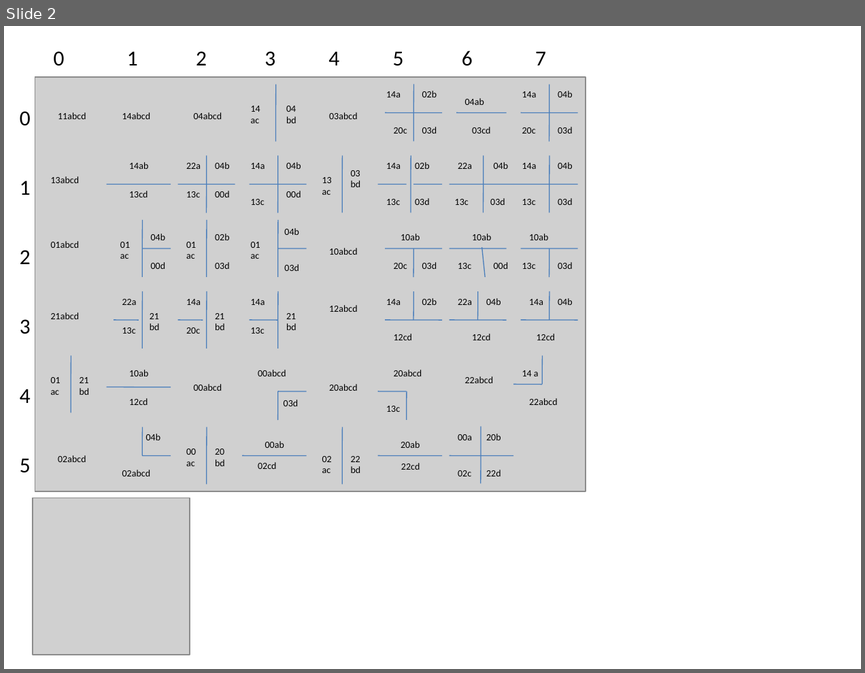
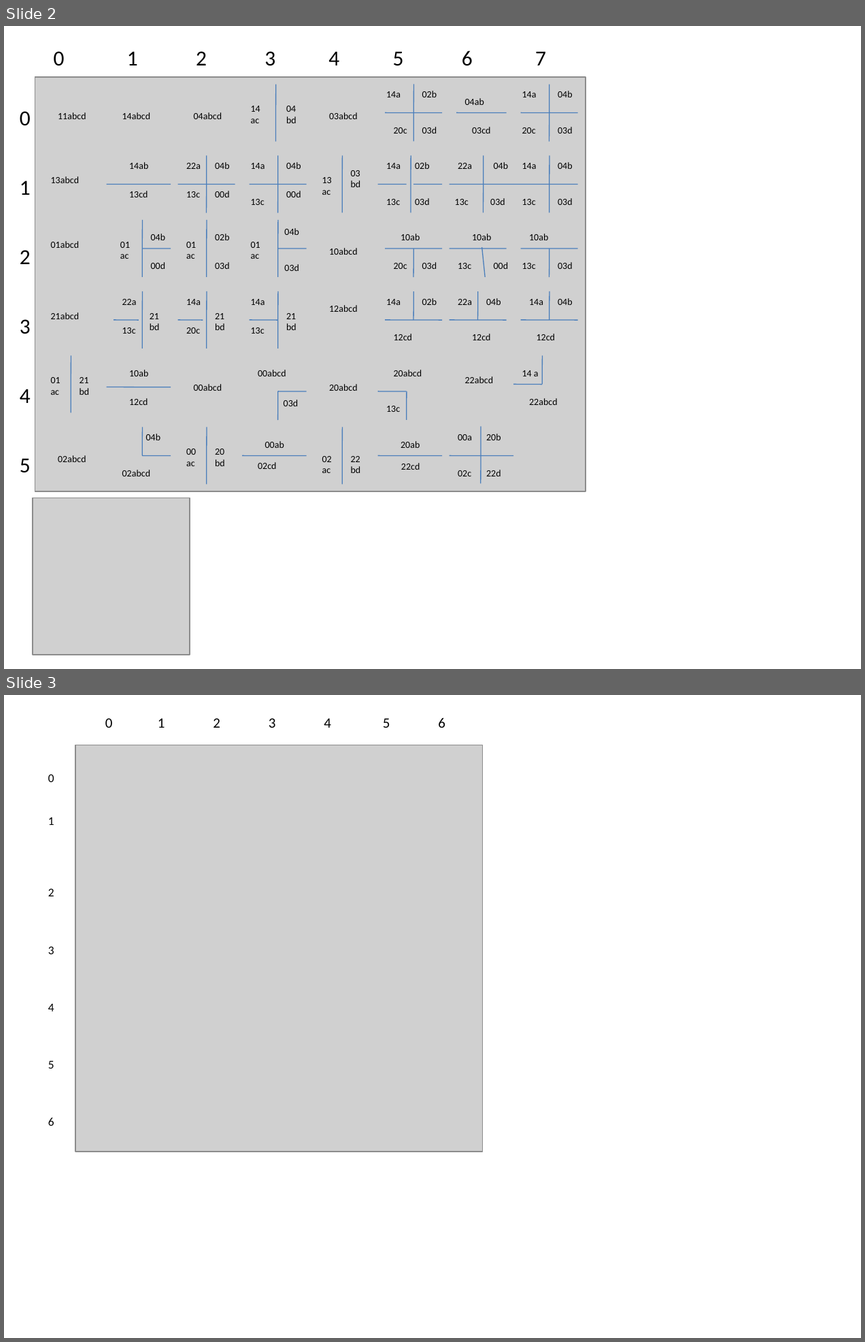
Before and after one commit to AndyGFX/AGFX_GD3_TilsetBuilder, a slide deck: Doc/ConversionInfo.pptx. Shown one above the other, each under a label of ours: slide 2 before the commit, slides 2 and 3 after it. The pictures are 865x673 and 865x1342 pixels, drawn with LibreOffice and Linux fonts; fonts in the diff are those of the drawing; grey boxes stand for pictures. Boxes give left, top, right and bottom in pixels: in the first picture for what was removed or moved away, otherwise in the second. Text is boxed around its words. In the diff, an @@ line names an element or a change of style, - is before the commit and + after.

```diff
--- a/Doc/ConversionInfo.pptx
+++ b/Doc/ConversionInfo.pptx
@@ slide 3 added at (4,695,861,1338), background #FFFFFF @@
@@ text added at (105,717,445,728), 12 pt, text #000000 @@
+0 1 2 3 4 5 6
@@ picture added at (75,745,482,1151) @@
@@ text added at (48,774,54,1125), 10 pt, text #000000 @@
+0
+1
+2
+3
+4
+5
+6
```
Also in this commit, not shown: 1 slide removed, 1 other file.
